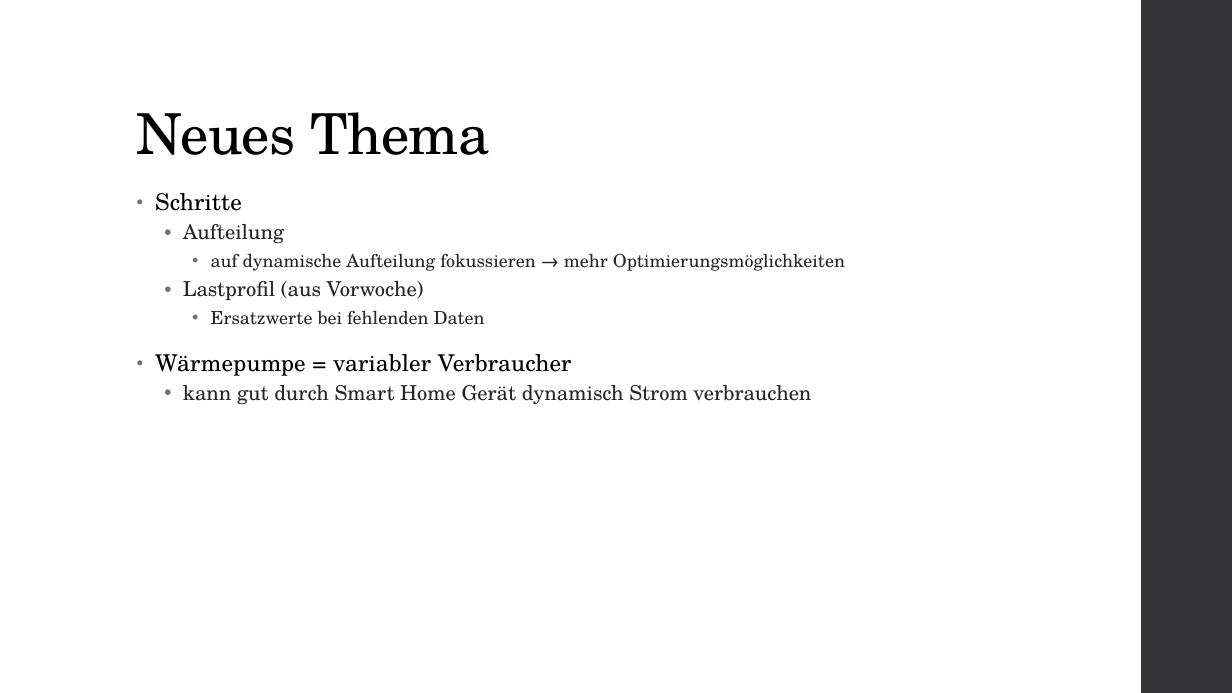
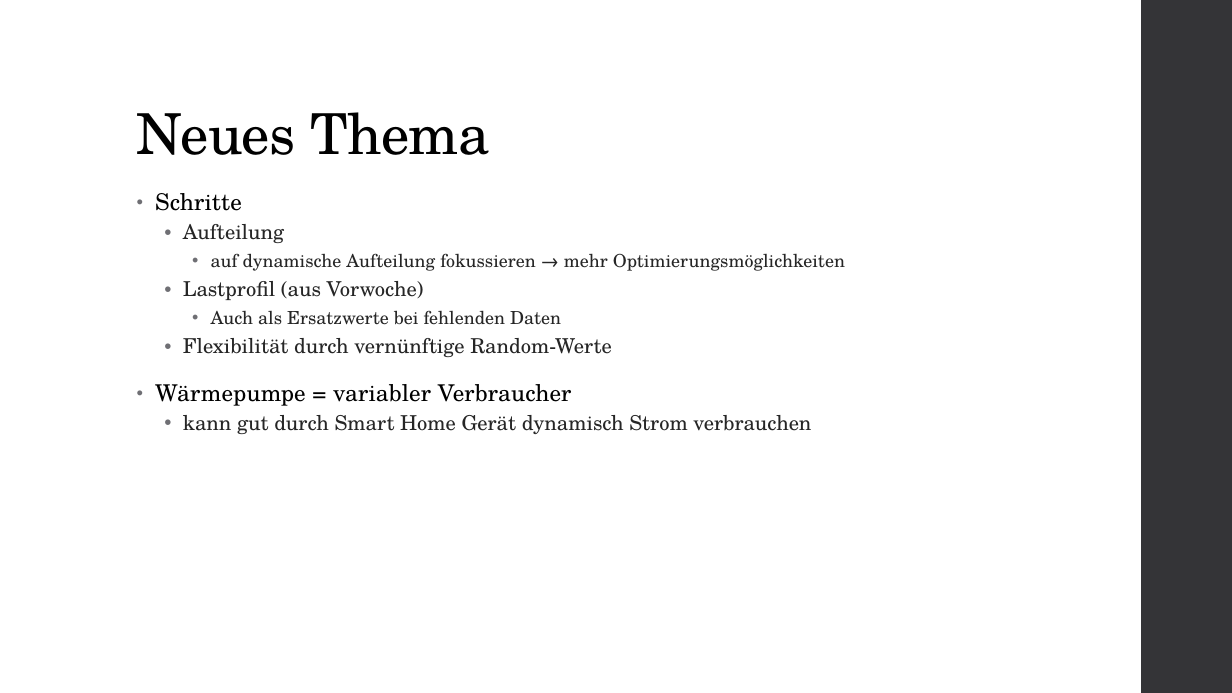
Before and after one commit to tformatix/e-community-platform, a slide deck: slide 4 of in-progress/dynamic-energy-seperation/overview.pptx. Drawn at 1232x693 pixels with LibreOffice and Linux fonts; fonts in the diff are those of the drawing. Boxes give left, top, right and bottom in pixels: in the first picture for what was removed or moved away, otherwise in the second. Text is boxed around its words. In the diff, an @@ line names an element or a change of style, - is before the commit and + after.

```diff
--- a/in-progress/dynamic-energy-seperation/overview.pptx
+++ b/in-progress/dynamic-energy-seperation/overview.pptx
@@ text at [183, 310, 612, 357]: text changed; size 14 to 16 pt @@
-    • Ersatzwerte bei fehlenden Daten
+    • Auch als Ersatzwerte bei fehlenden Daten
+  • Flexibilität durch vernünftige Random-Werte
```
Also in this commit, not shown: 3 other slides changed, 1 slide added, 8 other files.
